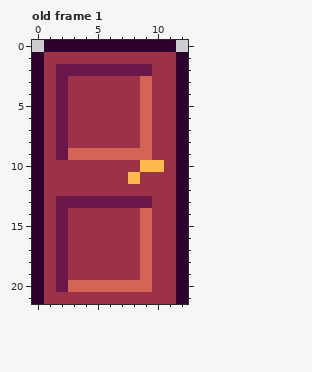
Two versions of one pixel-art file, Assets/Art/DoorTop001.aseprite. The picture above was drawn from the file before the commit.
13x22 pixels, 2 frames. Shown: old frame 1. The commit also changed other frames, which this record leaves out.
And afterwards:
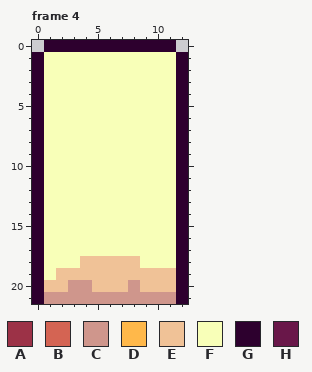
Palette (. is transparent): A #9c3247  B #d46453  C #cf968c  D #ffb84a  E #f0c297  F #f8ffb8  G #2d002e  H #691749
A new or re-ordered frame is compared with the old frame closest to it.
The edit:
frames 2 -> 4
Changed rows in their new state; - is an unchanged pixel.
Frame 4 is new; against old frame 1:
first column x 1:
 1 FFFFFFFFFFF
 2 FFFFFFFFFFF
 3 FFFFFFFFFFF
 4 FFFFFFFFFFF
 5 FFFFFFFFFFF
 6 FFFFFFFFFFF
 7 FFFFFFFFFFF
 8 FFFFFFFFFFF
 9 FFFFFFFFFFF
10 FFFFFFFFFFF
11 FFFFFFFFFFF
12 FFFFFFFFFFF
13 FFFFFFFFFFF
14 FFFFFFFFFFF
15 FFFFFFFFFFF
16 FFFFFFFFFFF
17 FFFFFFFFFFF
18 FFFEEEEEFFF
19 FEEEEEEEEEE
20 EECCEEECEEE
21 CCCCCCCCCCC
Pixel boxes of the changes (left, top, right, bottom) in both pictures:
changed: (44, 52, 176, 304)
